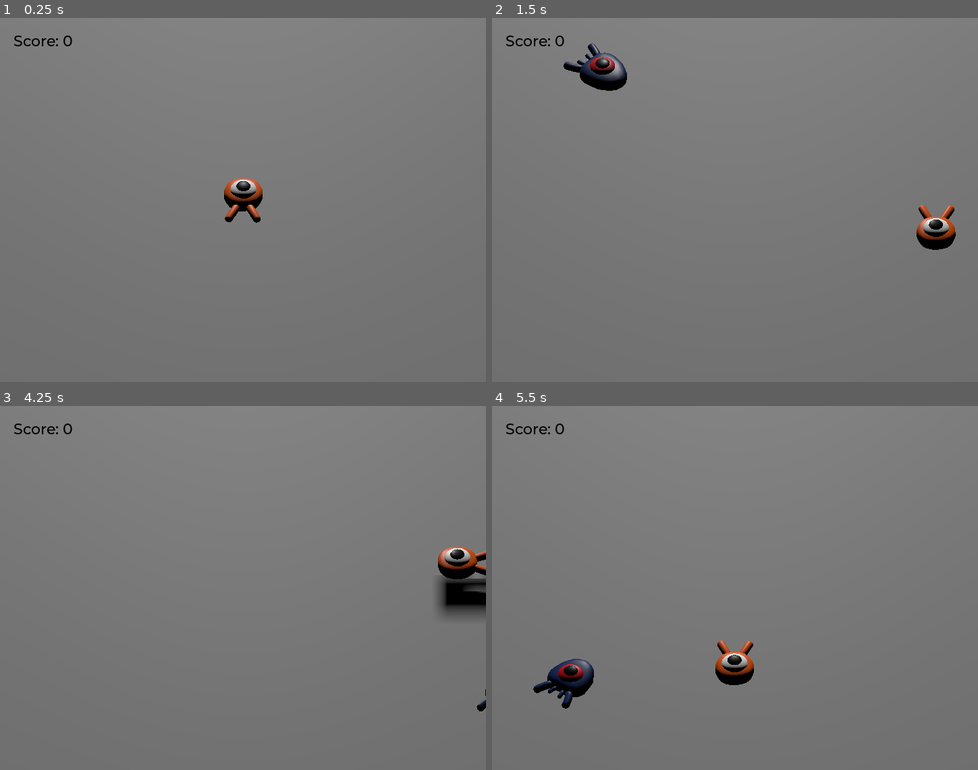
Above: before the commit, frames 1-4 (two rows, left to right).
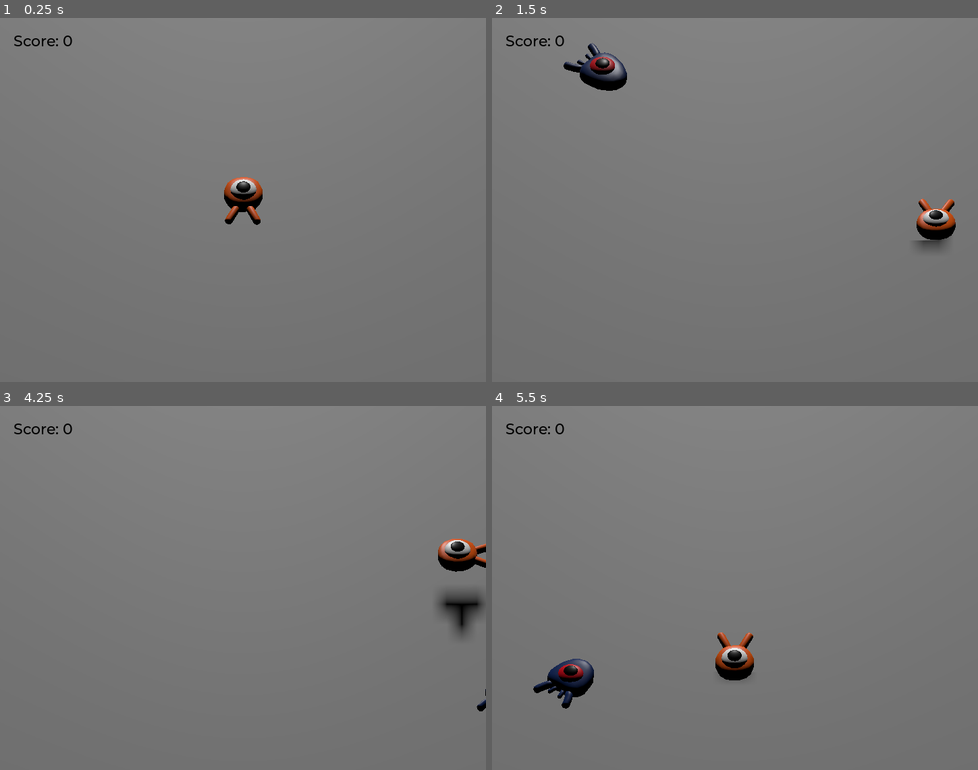
Above: after the commit, the same moments.

Repository: maks1596/squash-the-creeps
Game: Godot game, scene res://scenes/main.tscn
Two runs of this game, one before a commit and one after it. Both use one fixed random seed, a clock stepped at 60 frames per second and the inputs below.
Inputs:
- Up to frame 1 (0.25 s): no input
- Up to frame 2 (1.5 s): tap Enter (retry) at 0.5 s; hold D (move_right) 0.53-1.28 s; tap Space (jump) at 0.77 s; hold S (move_down) from 1.28 s (still down)
- Up to frame 3 (4.25 s): tap Space (jump) at 1.52, 3.02, 3.77 s; release S (move_down) at 2.03 s; hold D (move_right) 2.03-2.78 s; hold W (move_up) 2.78-3.53 s; tap Enter (retry) at 3.5 s; hold A (move_left) from 3.53 s (still down)
- Up to frame 4 (5.5 s): tap Space (jump) at 4.52 s; release A (move_left) at 5.03 s; hold S (move_down) from 5.03 s (still down)

The runs differ from the first frame. In frame 1, 0.2% of the frame differs, in the area x 46-54%, y 43-57%; in frame 2, 0.8%; in frame 3, 1.7%, in the area x 90-100%, y 36-64%; in frame 4, 0.8%.

Commit message:
Добавил анимацию персонажа

Diff:
--- a/scenes/player.tscn
+++ b/scenes/player.tscn
@@ -6,6 +6,68 @@
 [sub_resource type="CylinderShape3D" id="CylinderShape3D_wassl"]
 height = 0.8
 radius = 1.04014
+
+[sub_resource type="Animation" id="Animation_amxd6"]
+resource_name = "floating"
+length = 1.2
+loop_mode = 1
+tracks/0/type = "value"
+tracks/0/imported = false
+tracks/0/enabled = true
+tracks/0/path = NodePath("Pivot/Character:position")
+tracks/0/interp = 1
+tracks/0/loop_wrap = true
+tracks/0/keys = {
+"times": PackedFloat32Array(0.3, 0.7, 1.2),
+"transitions": PackedFloat32Array(0.420446, 2.07053, 0.420449),
+"update": 0,
+"values": [Vector3(0, 0, 0), Vector3(0, 0.65, 0), Vector3(0, 0.35, 0)]
+}
+tracks/1/type = "value"
+tracks/1/imported = false
+tracks/1/enabled = true
+tracks/1/path = NodePath("Pivot/Character:rotation")
+tracks/1/interp = 1
+tracks/1/loop_wrap = true
+tracks/1/keys = {
+"times": PackedFloat32Array(0.1, 0.5, 1.2),
+"transitions": PackedFloat32Array(0.420446, 2.07053, 0.420449),
+"update": 0,
+"values": [Vector3(0, 0, 0), Vector3(0.139626, 0, 0), Vector3(-0.15708, 0, 0)]
+}
+
+[sub_resource type="Animation" id="Animation_cqhlk"]
+length = 0.001
+tracks/0/type = "value"
+tracks/0/imported = false
+tracks/0/enabled = true
+tracks/0/path = NodePath("Pivot/Character:position")
+tracks/0/interp = 1
+tracks/0/loop_wrap = true
+tracks/0/keys = {
+"times": PackedFloat32Array(0),
+"transitions": PackedFloat32Array(1),
+"update": 0,
+"values": [Vector3(0, 0, 0)]
+}
+tracks/1/type = "value"
+tracks/1/imported = false
+tracks/1/enabled = true
+tracks/1/path = NodePath("Pivot/Character:rotation")
+tracks/1/interp = 1
+tracks/1/loop_wrap = true
+tracks/1/keys = {
+"times": PackedFloat32Array(0),
+"transitions": PackedFloat32Array(1),
+"update": 0,
+"values": [Vector3(0, 0, 0)]
+}
+
+[sub_resource type="AnimationLibrary" id="AnimationLibrary_eqybi"]
+_data = {
+"RESET": SubResource("Animation_cqhlk"),
+"floating": SubResource("Animation_amxd6")
+}
 
 [node name="Player" type="CharacterBody3D"]
 script = ExtResource("1_p1nig")
@@ -18,3 +80,9 @@
 [node name="CollisionShape3D" type="CollisionShape3D" parent="."]
 transform = Transform3D(1, 0, 0, 0, 1, 0, 0, 0, 1, 0, 0.00595543, 0)
 shape = SubResource("CylinderShape3D_wassl")
+
+[node name="AnimationPlayer" type="AnimationPlayer" parent="."]
+autoplay = "floating"
+libraries = {
+"": SubResource("AnimationLibrary_eqybi")
+}
--- a/scripts/player.gd
+++ b/scripts/player.gd
@@ -1,4 +1,7 @@
 extends CharacterBody3D
+
+const _IDLE_ANIMATION_SPEED_SCALE = 1
+const _MOVEMENT_ANIMATION_SPEED_SCALE = 4
 
 var _target_velocity = Vector3.ZERO
 
@@ -14,6 +17,7 @@
 var bounce_impulse = 16
 
 @onready var _pivot = $Pivot
+@onready var _animation_player = $AnimationPlayer as AnimationPlayer
 
 func _physics_process(delta):
 	var direction = _get_direction_from_input()
@@ -23,6 +27,7 @@
 	_apply_vertical_velocity(delta)
 	_apply_jump_implulse()
 	_check_squash_mob()
+	_update_animation_speed(direction)
 
 	velocity = _target_velocity
 	move_and_slide()
@@ -77,6 +82,11 @@
 			_on_player_hitted()
 
 
+func _update_animation_speed(direction: Vector3):
+	_animation_player.speed_scale = _IDLE_ANIMATION_SPEED_SCALE \
+			if direction == Vector3.ZERO \
+			else _MOVEMENT_ANIMATION_SPEED_SCALE
+
 
 func _on_mob_squashed(mob: Mob):
 	mob.squash()
Not shown: 1 places in scenes/player.tscn that only renumber resources
